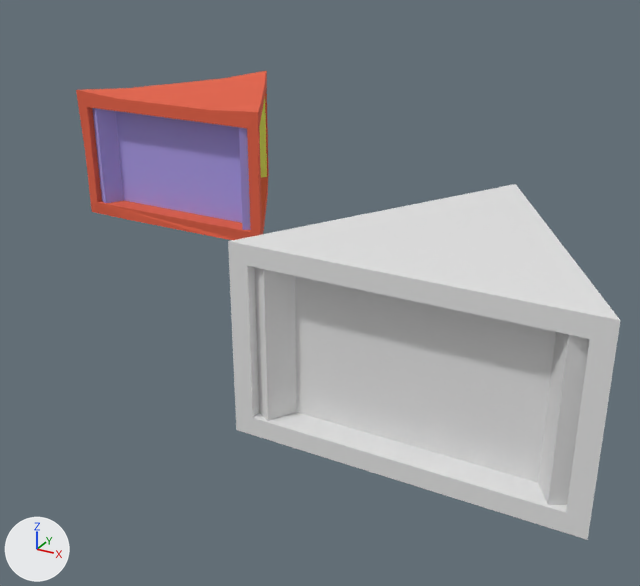
A saved change to the Blender file Models/FlashBox.blend.
One viewpoint serves both versions: a 50 mm camera at (4.32, -5.61, 1.9) aimed at (1.66, -0.77, -0.52). Arrows for +X, +Y and +Z are at lower left; the lights stay in place. The first picture is the older version.
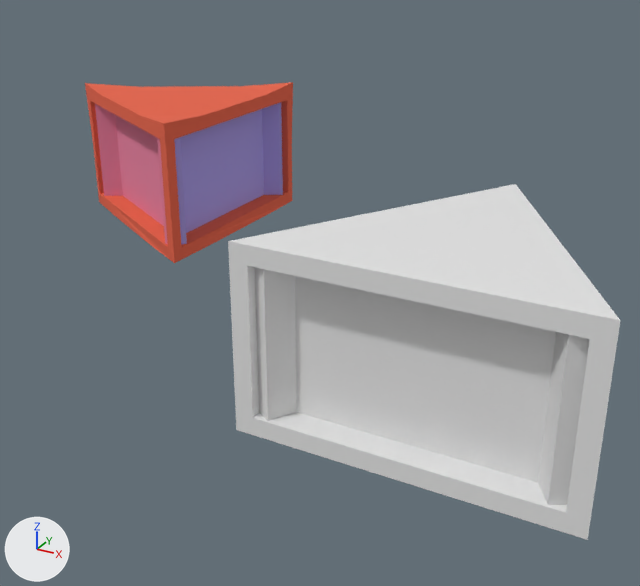
Boxes (x1, y1, x2, y2) around the edits, measured in the pictures (640 x 586 px):
```json
{"object": "Sphere", "change": "moved, turned", "before": [76, 71, 269, 240], "after": [85, 82, 293, 263]}
```

Edits to the scene script, one JSON object a line:
```json
{"op": "set", "path": "ob_sphere.location", "old": "(0.0, 0.25, 0.0)", "new": "(0.0, 0.0, 0.0)"}
{"op": "set", "path": "ob_sphere.rotation_euler", "old": "(0.0, 0.0, 0.0)", "new": "(0.0, 0.0, 1.571)", "note": "degrees (0, 0, 0) -> degrees (0, 0, 90)"}
```
